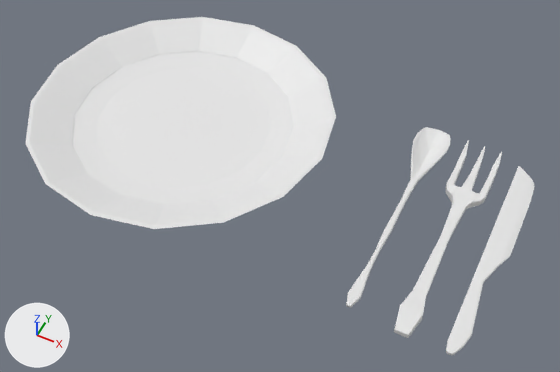
An edit to the Blender file fbx/New Folder/kitchen.blend, drawn before and after from the same camera.
The view is the same before and after, from a camera (50 mm lens) standing at (0.415, -1.28, 1.667) and looking at (-0.272, 0.094, -0.051). The lights are fixed; the arrows at lower left show +X, +Y and +Z. The same objects are shown in both versions, whatever each file hides.

In view in the first picture: 'dish', 'fork', 'knife', 'spoon'.
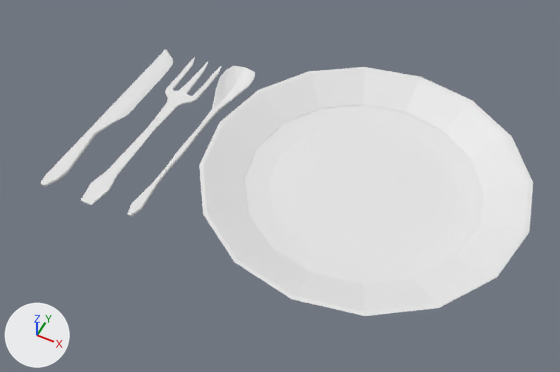
Changed parts and their boxes (x1, y1, x2, y2) in the pictures (560 x 372 px):
'dish', moved: before (25, 17, 336, 229); after (199, 67, 533, 316)
'knife', moved: before (446, 166, 535, 355); after (41, 49, 173, 187)
'fork', moved: before (394, 141, 502, 338); after (80, 57, 221, 205)

Diff of the bpy script that builds the scene:
```diff
--- a/fbx/New Folder/kitchen.blend.py
+++ b/fbx/New Folder/kitchen.blend.py
@@ ob_knife @@
 ob_knife = bpy.data.objects.new('knife', me_큐브_021)
-ob_knife.location = (0.368, 0.0, 0.0)
+ob_knife.location = (-0.852, 0.0, 0.0)
 ob_knife.rotation_euler = (0.0, 0.0, -1.571)  # degrees (0, 0, -90)
@@ ob_fork @@
 ob_fork = bpy.data.objects.new('fork', me_큐브_022)
-ob_fork.location = (0.232, 0.224, 0.0)
+ob_fork.location = (-0.714, 0.224, 0.0)
 ob_fork.rotation_euler = (0.0, 0.0, -1.571)  # degrees (0, 0, -90)
@@ ob_dish @@
 ob_dish = bpy.data.objects.new('dish', me_실린더_003)
-ob_dish.location = (-0.633, 0.15, 0.0)
+ob_dish.location = (-0.035, 0.15, 0.0)
```
